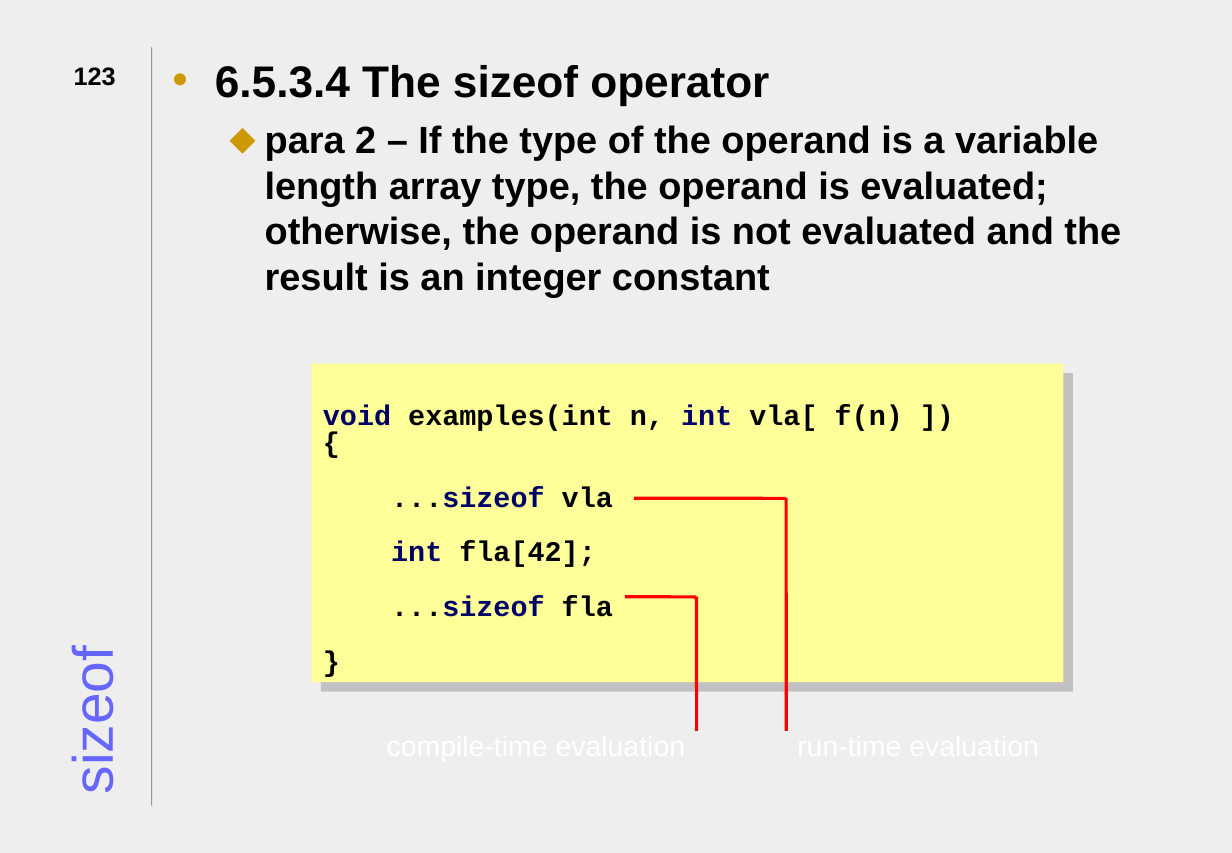
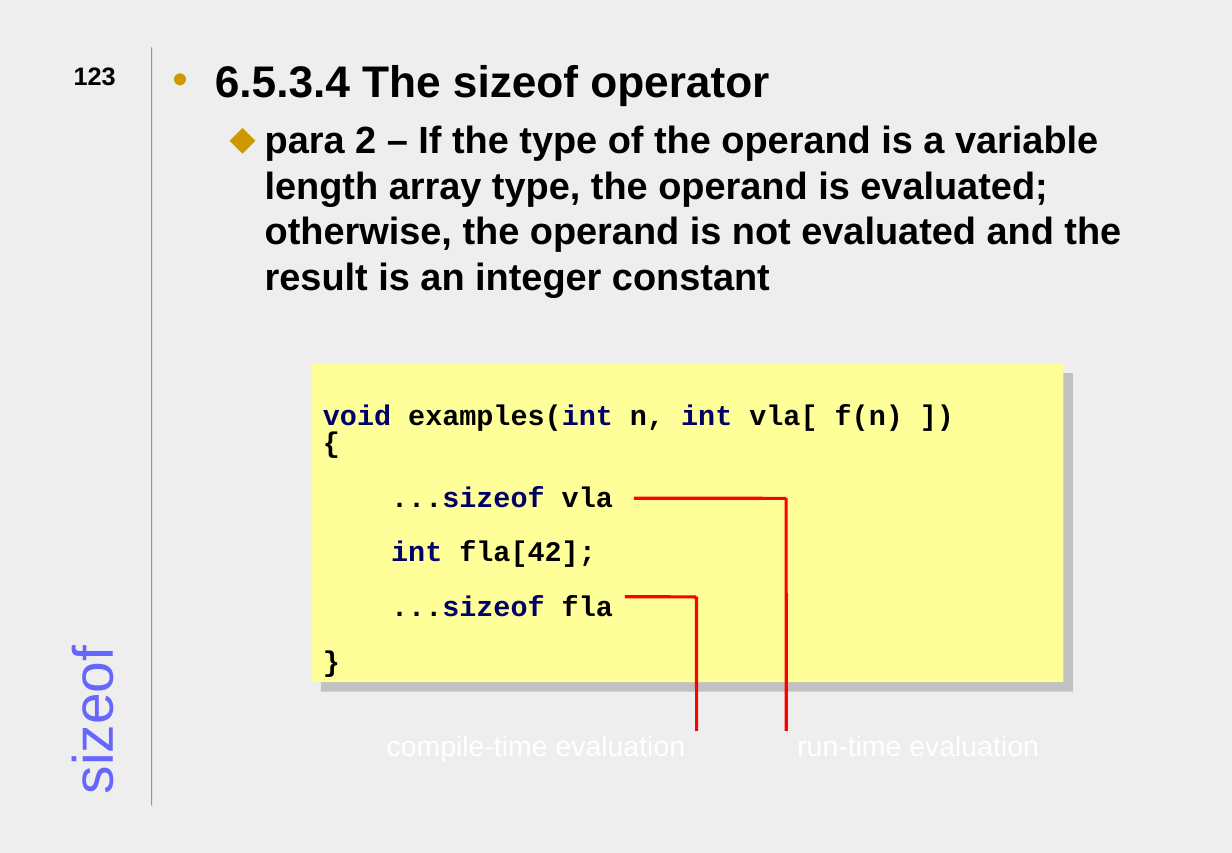
Before and after one commit to JonJagger/two-day-courses, a slide deck: slide 123 of ca/CAdvanced.odp. Drawn at 1232x853 pixels with LibreOffice and Linux fonts; fonts in the diff are those of the drawing. Boxes give left, top, right and bottom in pixels: in the first picture for what was removed or moved away, otherwise in the second. Text is boxed around its words. In the diff, an @@ line names an element or a change of style, - is before the commit and + after.

```diff
--- a/ca/CAdvanced.odp
+++ b/ca/CAdvanced.odp
@@ text in rectangle at (332,405,903,442): text colour #000000 to #000066 in "examples(int" @@
```
Also in this commit, not shown: 36 other slides changed.
